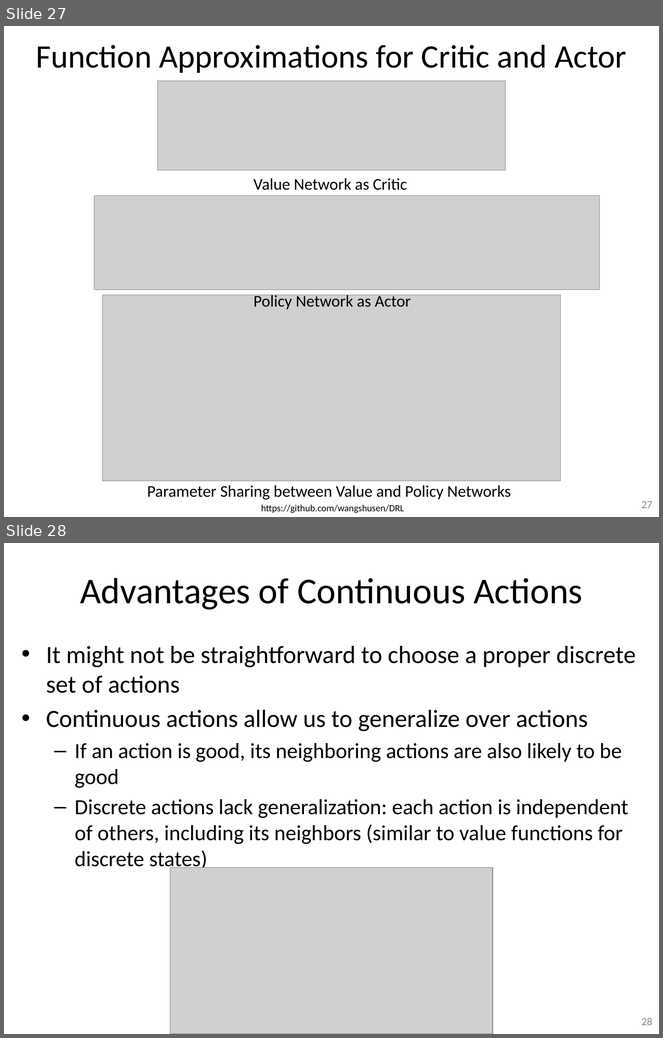
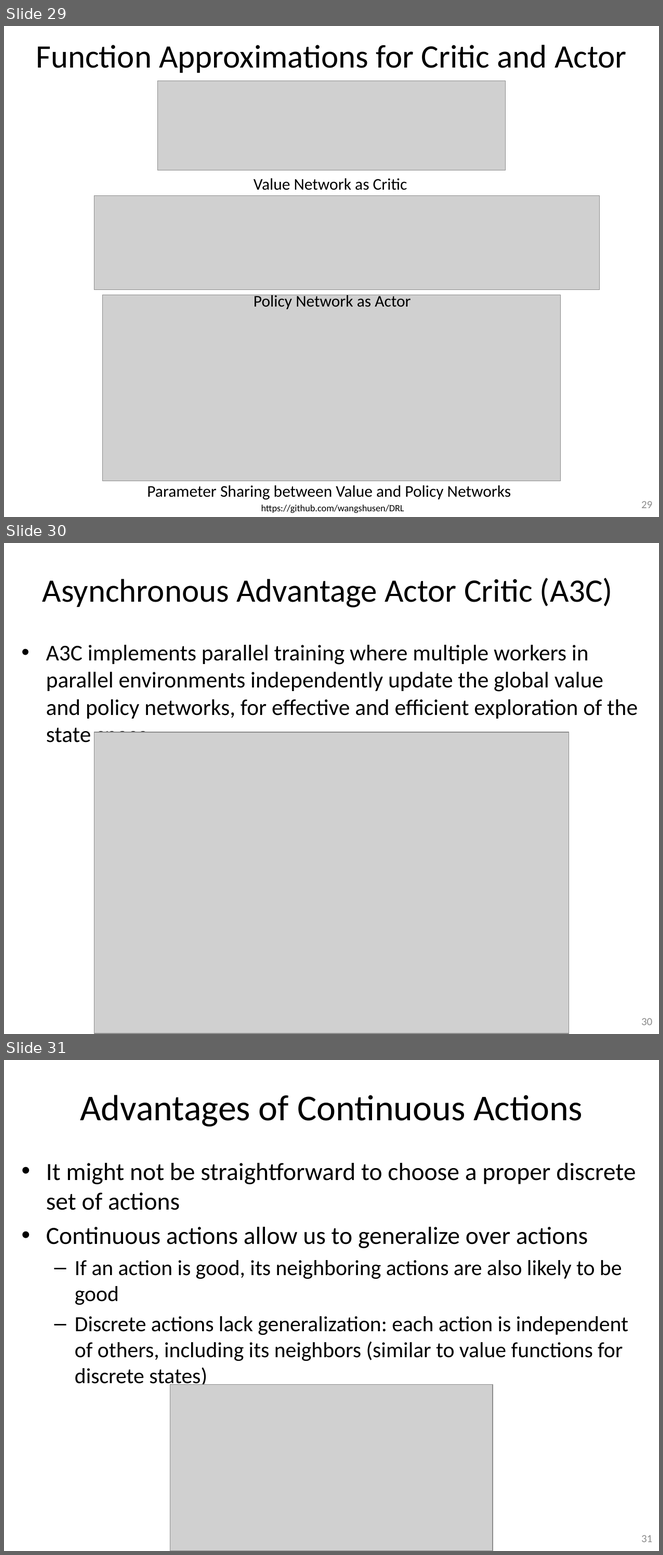
Before and after one commit to guzonghua/saav, a slide deck: PPTs/L7.3 Policy-based RL.pptx. Shown one above the other, each under a label of ours: slides 27 and 28 before the commit, slides 29, 30 and 31 after it. The pictures are 663x1038 and 663x1555 pixels, drawn with LibreOffice and Linux fonts; fonts in the diff are those of the drawing; grey boxes stand for pictures. Boxes give left, top, right and bottom in pixels: in the first picture for what was removed or moved away, otherwise in the second. Text is boxed around its words. In the diff, an @@ line names an element or a change of style, - is before the commit and + after.

```diff
--- a/PPTs/L7.3 Policy-based RL.pptx
+++ b/PPTs/L7.3 Policy-based RL.pptx
@@ slide 30 added at (4, 543, 659, 1034), background #FFFFFF; not listed: 1 template element that a slide beside it also shows @@
@@ title added at (42, 578, 613, 607), 36 pt, text #000000 @@
+Asynchronous Advantage Actor Critic (A3C)
@@ text added at (46, 645, 638, 743), 24.8 pt, text #000000 @@
+• A3C implements parallel training where multiple workers in parallel environments independently update the global value and policy networks, for effective and efficient exploration of the state space.
@@ picture added at (94, 732, 569, 1034) @@
@@ what was slide 27 is now slide 29 @@
@@ page number at (642, 501, 652, 509): text changed @@
-27
+29
@@ what was slide 28 is now slide 31 @@
@@ page number at (642, 1535, 652, 1543): text changed @@
-28
+31
```
Also in this commit, not shown: 6 slides changed, 2 other slides added, 6 other files.
